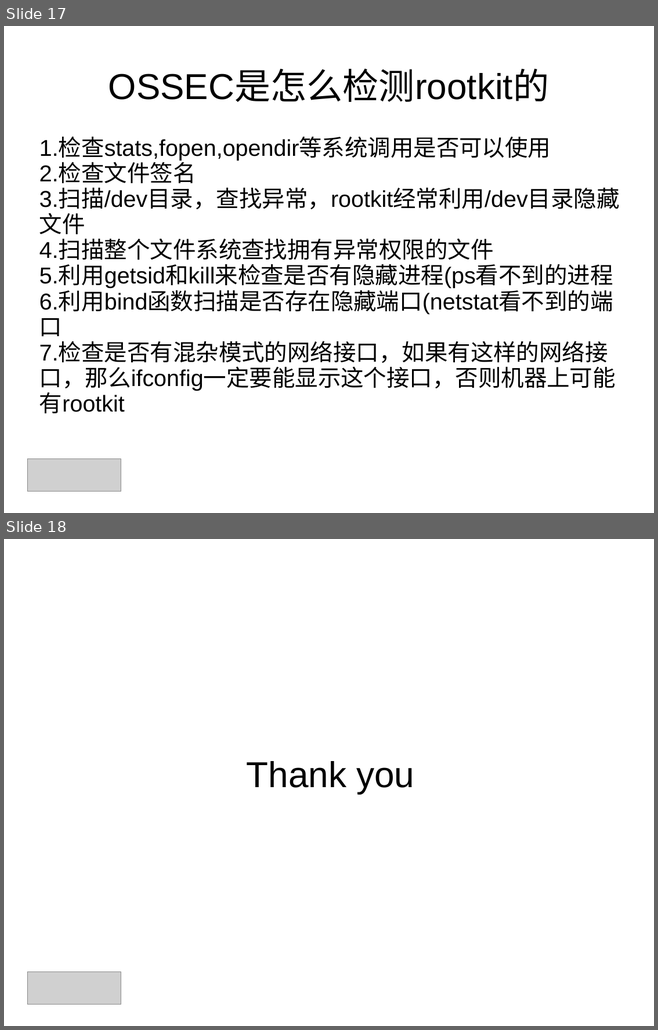
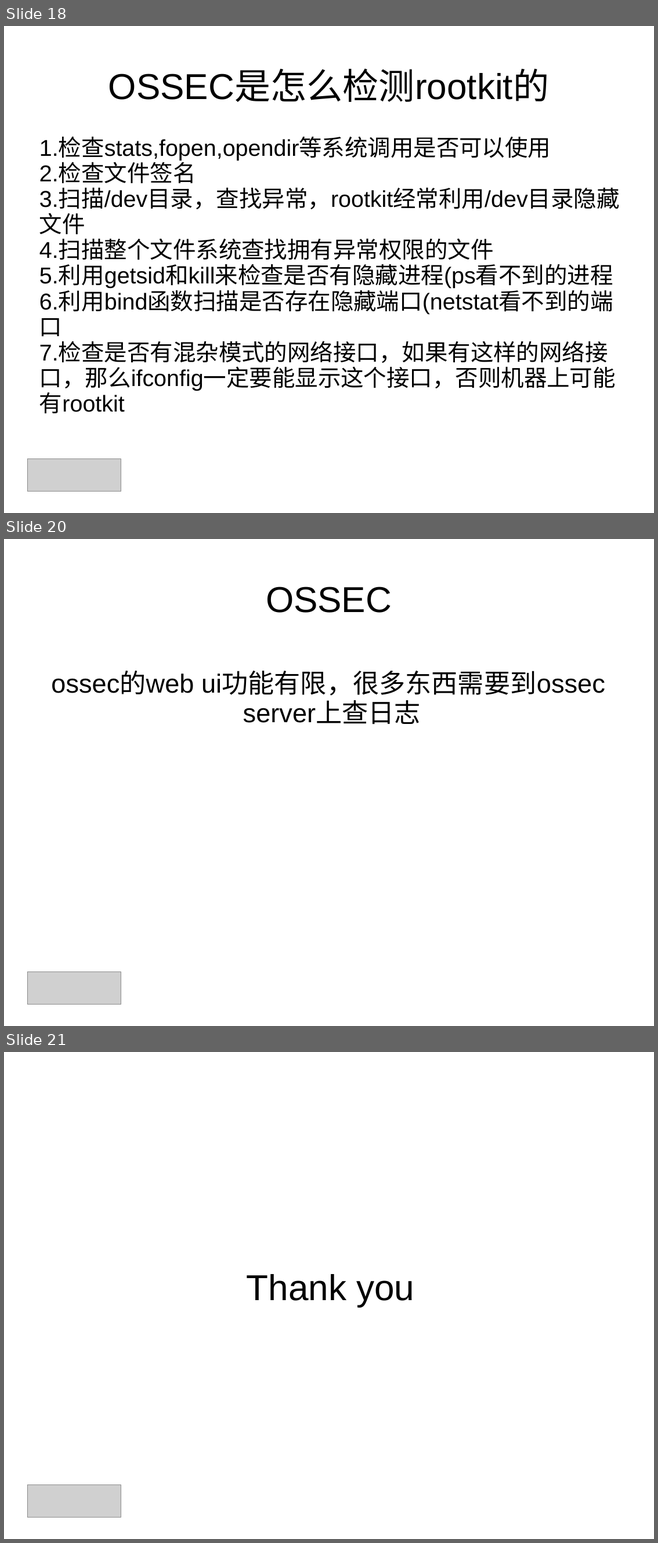
Before and after one commit to shjwudp/ossec, a slide deck: readme.ppt. Shown one above the other, each under a label of ours: slides 17 and 18 before the commit, slides 18, 20 and 21 after it; the slides between them are not shown. The pictures are 658x1030 and 658x1543 pixels, drawn with LibreOffice and Linux fonts; fonts in the diff are those of the drawing; grey boxes stand for pictures; background and template pictures are left out. Boxes give left, top, right and bottom in pixels: in the first picture for what was removed or moved away, otherwise in the second. Text is boxed around its words. In the diff, an @@ line names an element or a change of style, - is before the commit and + after.

```diff
--- a/readme.ppt
+++ b/readme.ppt
@@ slide 20 added at <box>4,539,654,1026</box>, background picture (left out) @@
@@ title added at <box>266,587,391,613</box>, 44 pt, text #000000 @@
+OSSEC
@@ text added at <box>51,672,605,724</box>, 32 pt, text #000000 @@
+ossec的web ui功能有限，很多东西需要到ossec server上查日志
@@ picture added at <box>28,972,121,1005</box> @@
@@ what was slide 17 is now slide 18 @@
@@ what was slide 18 is now slide 21 @@
```
Also in this commit, not shown: 2 other slides added, 2 other files.
